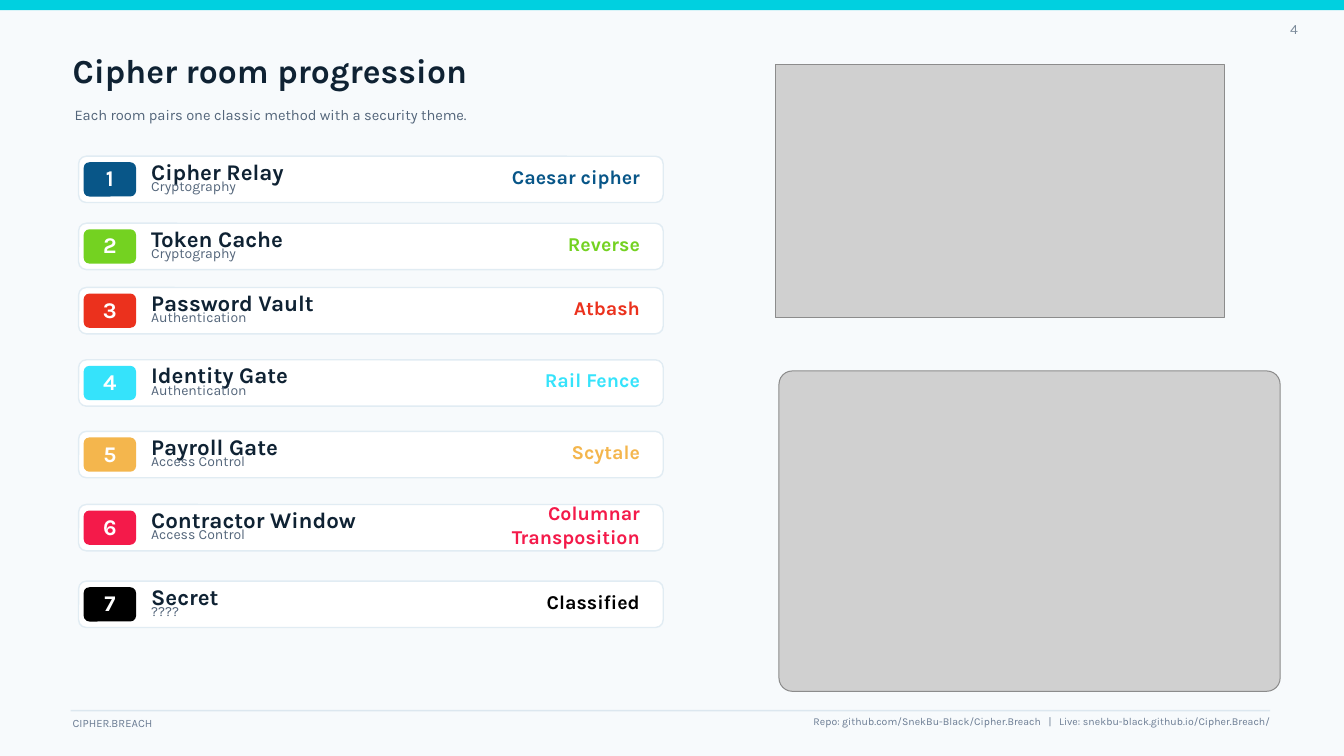
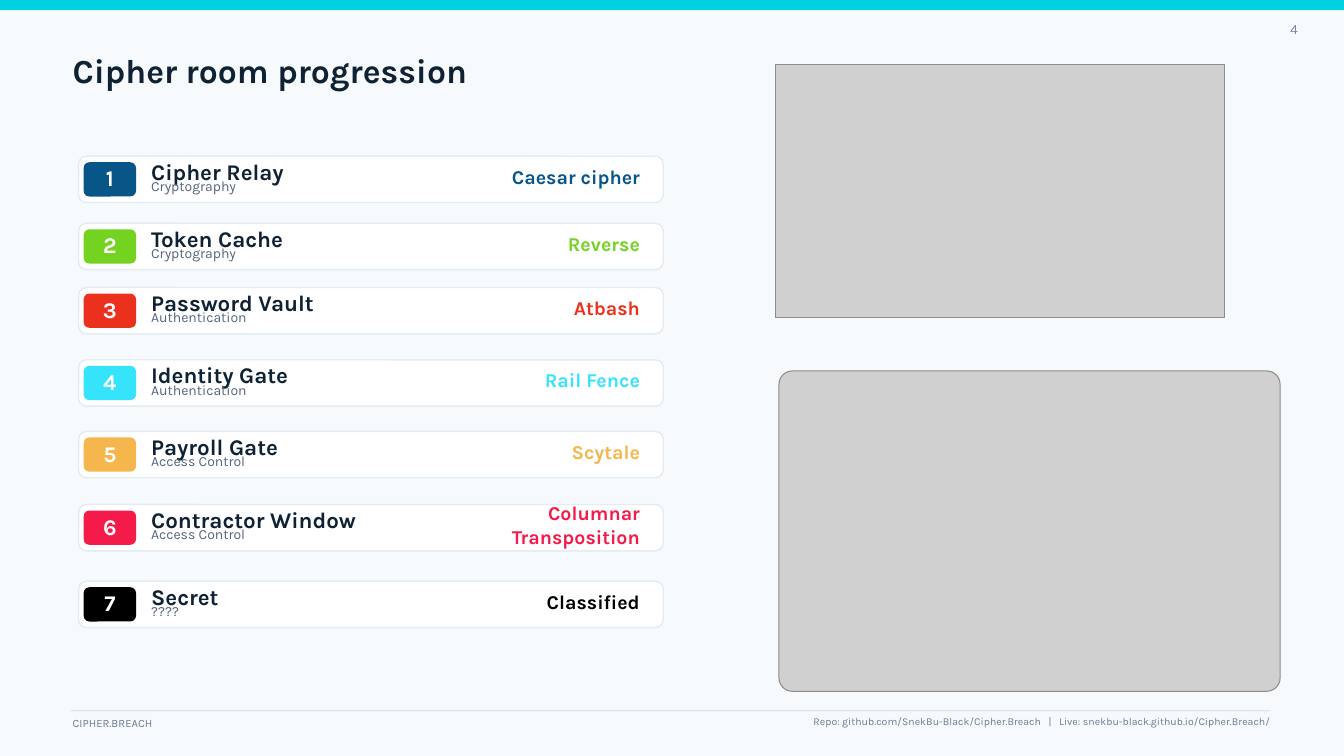
Before and after one commit to SnekBu-Black/Cipher.Breach, a slide deck: slide 4 of Cipher_Breach_Presentation.pptx. Drawn at 1344x756 pixels with LibreOffice and Linux fonts; fonts in the diff are those of the drawing; grey boxes stand for pictures. Boxes give left, top, right and bottom in pixels: in the first picture for what was removed or moved away, otherwise in the second. Text is boxed around its words. In the diff, an @@ line names an element or a change of style, - is before the commit and + after.

```diff
--- a/Cipher_Breach_Presentation.pptx
+++ b/Cipher_Breach_Presentation.pptx
@@ text removed at (75,110,467,124) @@
-Each room pairs one classic method with a security theme.
```
Also in this commit, not shown: 1 other slide changed.
